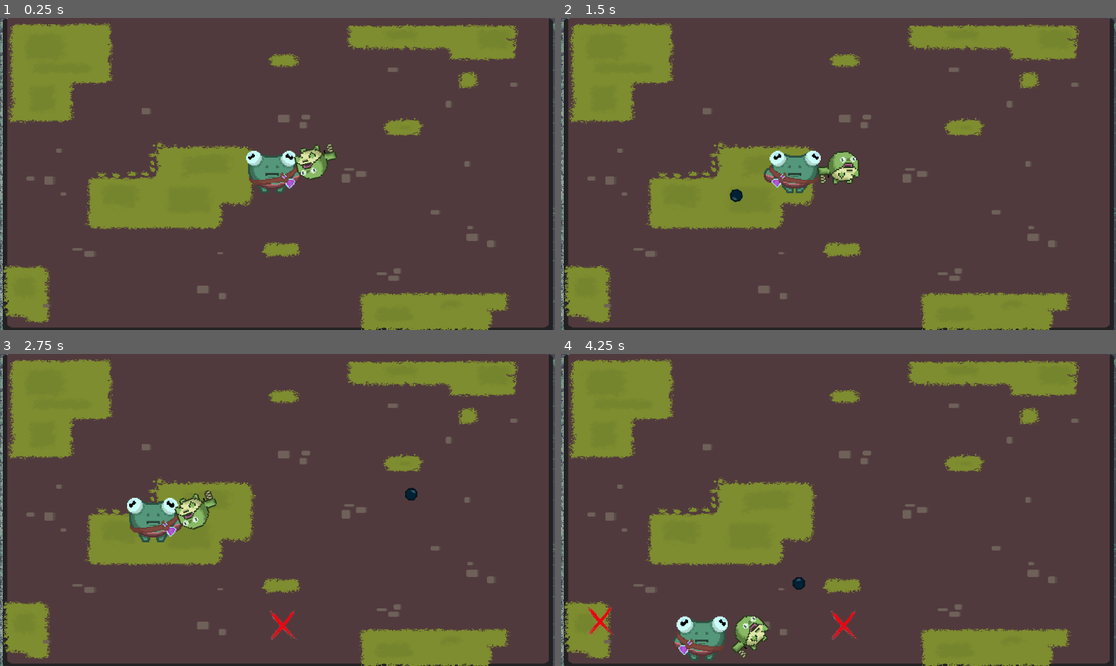
Above: before the commit, frames 1-4 (two rows, left to right).
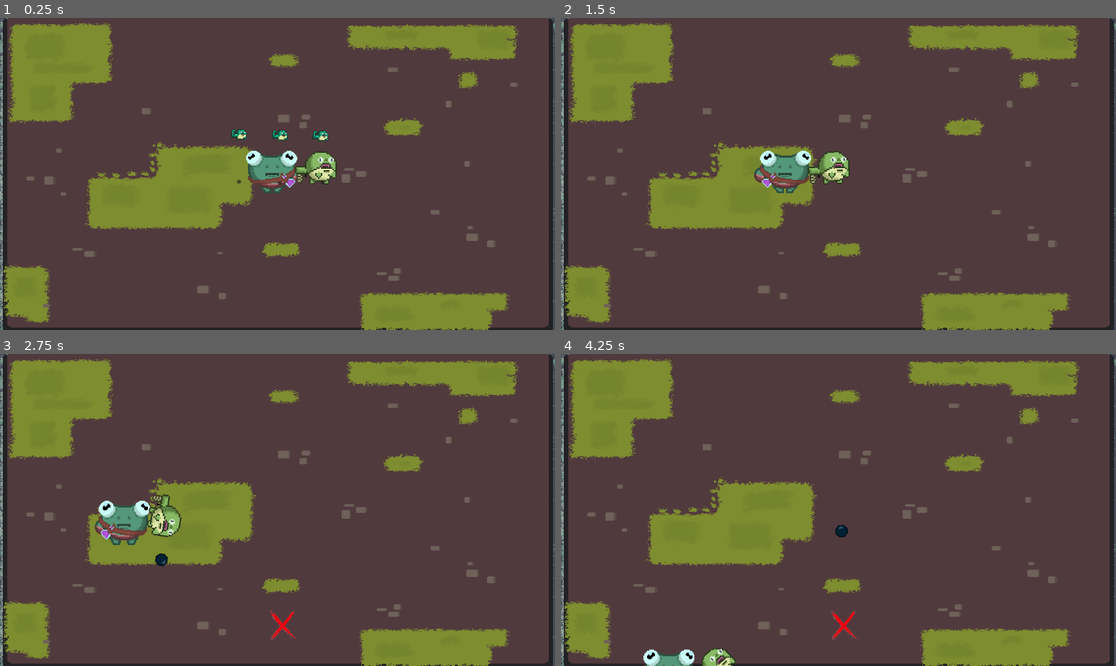
Above: after the commit, the same moments.

Repository: AdriR1ze/Frogtato
Game: Godot game, scene res://main_scene.tscn
The game is run twice, just before and just after one commit, with the same random seed, the same clock (stepped at 60 frames per second) and the same inputs. The project has no main scene, so this scene is started directly.
Inputs (mouse positions are in pixels of both pictures, inside the frame that each line leads up to):
- Up to frame 1 (0.25 s): no input
- Up to frame 2 (1.5 s): click (799, 180) at 0.52 s; tap Enter at 1.25 s; move the mouse to (960, 158) at 1.27 s; hold A (a) from 1.28 s (still down)
- Up to frame 3 (2.75 s): tap D (d) at 1.55, 2.1 s; move the mouse to (166, 525) at 2.02 s; release A (a) at 2.03 s; tap S (s) at 2.3 s
- Up to frame 4 (4.25 s): move the mouse to (894, 441) at 2.77 s; hold S (s) 2.78-3.53 s; tap W (w) at 3.05, 3.6 s; move the mouse to (810, 572) at 3.52 s; tap A (a) at 3.8 s

The runs differ from the first frame. In frame 1, 1.0% of the frame differs, in the area x 41-61%, y 35-57%; in frame 2, 1.7%; in frame 3, 2.5%, in the area x 17-76%, y 42-69%; in frame 4, 2.4%.

Commit message:
fg

Diff:
--- /dev/null
+++ b/frogtato/Escenas/item.gd
@@ -0,0 +1,2 @@
+extends Node2D
+class_name Item
--- a/frogtato/Escenas/item.tscn
+++ b/frogtato/Escenas/item.tscn
@@ -1,5 +1,8 @@
-[gd_scene format=3 uid="uid://ffgtqsg3b3su"]
+[gd_scene load_steps=2 format=3 uid="uid://ffgtqsg3b3su"]
+
+[ext_resource type="Script" uid="uid://dbmu01bj7cx67" path="res://Escenas/item.gd" id="1_q4iia"]
 
 [node name="Item" type="Node2D"]
+script = ExtResource("1_q4iia")
 
 [node name="Sprite2D" type="Sprite2D" parent="."]
--- a/frogtato/Escenas/item_tienda.tscn
+++ b/frogtato/Escenas/item_tienda.tscn
@@ -1,8 +1,5 @@
-[gd_scene load_steps=2 format=3 uid="uid://e6dya0gd18e"]
-
-[ext_resource type="Script" uid="uid://cgkolnjvtbte8" path="res://Scripts/tienda.gd" id="1_ikhc3"]
+[gd_scene format=3 uid="uid://e6dya0gd18e"]
 
 [node name="ItemTienda" type="Node2D"]
-script = ExtResource("1_ikhc3")
 
 [node name="Sprite2D" type="Sprite2D" parent="."]
--- a/frogtato/Escenas/jugador.gd
+++ /dev/null
@@ -1 +0,0 @@
-extends CharacterBody2D
--- a/frogtato/Escenas/tienda.tscn
+++ b/frogtato/Escenas/tienda.tscn
@@ -1,23 +1,38 @@
-[gd_scene load_steps=2 format=3 uid="uid://diqwlcqv3wgcc"]
+[gd_scene load_steps=3 format=3 uid="uid://diqwlcqv3wgcc"]
 
 [ext_resource type="PackedScene" uid="uid://e6dya0gd18e" path="res://Escenas/item_tienda.tscn" id="1_lmasu"]
+[ext_resource type="Script" uid="uid://cgkolnjvtbte8" path="res://Scripts/tienda.gd" id="1_prqf6"]
 
 [node name="Tienda" type="Node2D"]
+script = ExtResource("1_prqf6")
+
+[node name="ItemTienda1" parent="." instance=ExtResource("1_lmasu")]
+position = Vector2(-84, -100)
+
+[node name="ItemTienda2" parent="." instance=ExtResource("1_lmasu")]
+position = Vector2(1, -98)
+
+[node name="ItemTienda3" parent="." instance=ExtResource("1_lmasu")]
+position = Vector2(85, -97)
 
 [node name="Button" type="Button" parent="."]
-offset_right = 8.0
-offset_bottom = 8.0
+offset_left = -88.0
+offset_top = -5.0
+offset_right = -80.0
+offset_bottom = 3.0
 
 [node name="Button2" type="Button" parent="."]
-offset_right = 8.0
-offset_bottom = 8.0
+offset_left = -3.0
+offset_top = -2.0
+offset_right = 5.0
+offset_bottom = 6.0
 
 [node name="Button3" type="Button" parent="."]
-offset_right = 8.0
-offset_bottom = 8.0
+offset_left = 86.0
+offset_top = -4.0
+offset_right = 94.0
+offset_bottom = 4.0
 
-[node name="ItemTienda1" parent="." instance=ExtResource("1_lmasu")]
-
-[node name="ItemTienda2" parent="." instance=ExtResource("1_lmasu")]
-
-[node name="ItemTienda3" parent="." instance=ExtResource("1_lmasu")]
+[connection signal="pressed" from="Button" to="." method="_on_button_pressed"]
+[connection signal="pressed" from="Button2" to="." method="_on_button_2_pressed"]
+[connection signal="pressed" from="Button3" to="." method="_on_button_3_pressed"]
--- a/frogtato/Scripts/arma_res.gd
+++ b/frogtato/Scripts/arma_res.gd
@@ -1,13 +1,19 @@
 extends Resource
-class_name Arma
+class_name ArmaRes
+
 @export var nombre : String
-@export var vida : float
-@export var dano : float
-@export var mov_speed : float
+@export var daño : int
+@export var cooldown : float
+@export var rango : int
 @export var sprite : CompressedTexture2D
 
-func _init(nombre,dano,cooldown,sprite):
+
+func _init(nombre,daño,cooldown,rango,sprite) -> void:
 	self.nombre = nombre
-	self.dano = dano
+	self.daño = daño
 	self.cooldown = cooldown
+	self.rango = rango
 	self.sprite = sprite
+
+func _to_string() -> String:
+	return self.nombre
--- a/frogtato/Scripts/item_res.gd
+++ b/frogtato/Scripts/item_res.gd
@@ -1,19 +1,30 @@
 extends Resource
-class_name Item
+class_name ItemEstadistica_Res
+
+enum TipoEstadistica {
+	DANO,
+	ATKSPEED
+}
 enum TipoRareza {
 	COMUN,
 	RARO,
 	EPICO,
+
 	LEGENDARIO
 }
-
 @export var nombre : String
-@export var modificador : float
+@export var modificador : int
+@export var tipo_estadistica : TipoEstadistica
+@export var descripcion : String
 @export var rareza : TipoRareza
 @export var sprite : CompressedTexture2D
-
-func _init(nombre,modificador,rareza,sprite):
+func _init(nombre,modificador,tipo_estadistica,descripcion, rareza, sprite) -> void:
 	self.nombre = nombre
 	self.modificador = modificador
+	self.tipo_estadistica = tipo_estadistica
+	self.descripcion = descripcion
 	self.rareza = rareza
 	self.sprite = sprite
+
+func _to_string() -> String:
+	return self.nombre
--- /dev/null
+++ b/frogtato/Scripts/jugador.gd
@@ -0,0 +1,59 @@
+extends CharacterBody2D
+class_name Player
+@export var speed = 500
+@export var attack_speed = 1.0
+@export var items_comprados : Array
+@export var lista_armas : Array
+var armass = preload("res://arma.tscn")
+@export var runtime = preload("res://Scripts/resources/runtime.tres")
+@onready var animated_sprite = $Sprite2D
+
+func _ready() -> void:
+	pass
+
+
+func AgregarItem(item: ItemEstadistica_Res ) -> void:
+	items_comprados.append(item)
+func AgregarArma(arma: Arma) -> void:
+	lista_armas.append(arma)
+	var armasss = armass.instantiate()
+	get_tree().current_scene.add_child(armasss)
+	armasss.position = Vector2(20,90)
+	armasss.get_node("ani").play(arma.nombre)
+
+
+func dano():
+	var dano = 100
+	for a in items_comprados:
+		if a.tipo_estadistica == ItemEstadistica_Res.TipoEstadistica.DANO:
+			dano += a.modificador
+	return(dano)
+func _physics_process(delta: float) -> void:
+	var direction = Vector2.ZERO
+	if Input.is_anything_pressed():
+		if Input.is_action_pressed("w"):
+			direction.y -= 1
+
+			animated_sprite.play("camina")
+		if Input.is_action_pressed("s"):
+			direction.y += 1
+			animated_sprite.play("camina")
+		if Input.is_action_pressed("d"):
+			direction.x += 1
+			animated_sprite.flip_h = true
+			animated_sprite.play("camina")
+		if Input.is_action_pressed("a"):
+			direction.x -= 1
+			animated_sprite.flip_h = true
+			animated_sprite.play("camina")
+	else:
+		animated_sprite.play("quieto")
+	if direction != Vector2.ZERO:
+		direction = direction.normalized()
+
+	velocity = direction * speed
+	move_and_slide()
+
+
+func suerte():
+	return 1
--- a/frogtato/Scripts/runtime.gd
+++ b/frogtato/Scripts/runtime.gd
@@ -1,38 +1,63 @@
 extends Resource
 class_name Runtime_res
+var item_dano_sprite = preload("res://Imagenes/sprites_ONIET/sprites_ONIET/imagenes/objeto_fuerza.png")
+@export var Item_dano : ItemEstadistica_Res = ItemEstadistica_Res.new("DANO",100,ItemEstadistica_Res.TipoEstadistica.DANO,"Te duplica el daño", ItemEstadistica_Res.TipoRareza.LEGENDARIO,item_dano_sprite)
+var item_simple_sprite = preload("res://Imagenes/sprites_ONIET/sprites_ONIET/imagenes/objeto_fuerza.png")
+@export var Item_simple : ItemEstadistica_Res = ItemEstadistica_Res.new("DANO2",10,ItemEstadistica_Res.TipoEstadistica.DANO,"Te duplica el daño", ItemEstadistica_Res.TipoRareza.COMUN, item_simple_sprite)
+var item_atk_sprite = preload("res://Imagenes/sprites_ONIET/sprites_ONIET/imagenes/objeto_fuerza.png")
+@export var Item_Atk : ItemEstadistica_Res = ItemEstadistica_Res.new("AtkSpeed",50,ItemEstadistica_Res.TipoEstadistica.ATKSPEED,"Te da atk speed", ItemEstadistica_Res.TipoRareza.EPICO, item_atk_sprite)
 @export var Items : Array
+@export var Itemscomunes : Array
+@export var Itemsraros : Array
+@export var Itemsepicos : Array
+
+@export var Itemslegendarios : Array
+
+var sapo_mediano_sprite = preload("res://Imagenes/sprites_ONIET/sprites_ONIET/spritesheets/arma_sapo32x32.png")
+@export var SapoMediano : ArmaRes = ArmaRes.new("SapoMediano",10,0.5,200, sapo_mediano_sprite)
+
+var sapo_chico_sprite = preload("res://Imagenes/sprites_ONIET/sprites_ONIET/spritesheets/pistola_renacuajos_32x32t.png")
+@export var SapoChico : ArmaRes = ArmaRes.new("SapoChico",5,0.1,300, sapo_chico_sprite)
+
+var sapo_grande_sprite = preload("res://Imagenes/sprites_ONIET/sprites_ONIET/spritesheets/sapo_diablo32x32t.png")
+@export var SapoGrande : ArmaRes = ArmaRes.new("SapoGrande",30,2,300, sapo_grande_sprite)
+
 @export var Armas : Array
-@export var Enemigos : Array
-#@export var enemigo1 : Enemigo
-@export var item_dano : Item
-@export var item_movspeed : Item
-@export var item_atkspeed : Item
-@export var item_suerte : Item
 
-@export var ItemComunes : Array
-@export var ItemRaros : Array
-@export var ItemEpicos : Array
-@export var ItemLegendarios : Array
 
-var sprite_enemigo_1 = preload("res://Imagenes/sprites_ONIET/sprites_ONIET/imagenes/monstruo_babosa.png")
-var enemigo_1 := Enemigo.new("Babosa", 100.0, 20.0, 200.0, sprite_enemigo_1, load("res://enemy.tscn"))
+
+@export var sprite_enemy_1 = preload("res://Imagenes/sprites_ONIET/sprites_ONIET/imagenes/monstruo_babosa.png")
+@export var sprite_enemy_2 = preload("res://Imagenes/sprites_ONIET/sprites_ONIET/imagenes/monstruo_babosa.png")
+@export var enemy_1 : Enemigo = Enemigo.new("Juan", 400, 10, 200, sprite_enemy_1, load("res://enemy.tscn"))
+@export var enemy_2 : Enemigo = Enemigo.new("Pedro", 400, 10, 200, sprite_enemy_2,load("res://enemy.tscn"))
+@export var Enemies : Array
+
 
 
 func _init() -> void:
-	Enemigos.append(enemigo_1)
-	Items.append(item_movspeed)
-	Items.append(item_suerte)
-	Items.append(item_atkspeed)
-	Items.append(item_dano)
-	"""for a in Items:
-		if a.rareza == Item.TipoRareza.COMUN:
-			ItemComunes.append(a)
-	for a in Items:
-		if a.rareza == Item.TipoRareza.RARO:
-			ItemRaros.append(a)
-	for a in Items:
-		if a.rareza == Item.TipoRareza.EPICO:
-			ItemEpicos.append(a)
-	for a in Items:
-		if a.rareza == Item.TipoRareza.LEGENDARIO:
-			ItemLegendarios.append(a)"""
+
+	Items.append(Item_dano)
+	Items.append(Item_simple)
+	Items.append(Item_Atk)
+	Armas.append(SapoMediano)
+	Armas.append(SapoChico)
+	Armas.append(SapoGrande)
+
+	Enemies.append(enemy_1)
+	Enemies.append(enemy_2)
+
+
+	#Asignacion de Items segun rareza
+	for item_comun in Items:
+		if item_comun.rareza == ItemEstadistica_Res.TipoRareza.COMUN:
+			Itemscomunes.append(item_comun)
+	for item_raro in Items:
+		if item_raro.rareza == ItemEstadistica_Res.TipoRareza.RARO:
+			Itemsraros.append(item_raro)
+	for item_epico in Items:
+		if item_epico.rareza == ItemEstadistica_Res.TipoRareza.EPICO:
+			Itemsepicos.append(item_epico)
+
+	for item_legendario in Items:
+		if item_legendario.rareza == ItemEstadistica_Res.TipoRareza.LEGENDARIO:
+			Itemslegendarios.append(item_legendario)
--- a/frogtato/Scripts/tienda.gd
+++ b/frogtato/Scripts/tienda.gd
@@ -1,41 +1,130 @@
-extends Node
-
+extends Node2D
+@onready var main_scene = get_node("/root/MainScene")
+@onready var player = get_node("/root/MainScene/sapo_prota")
+@onready var enemigo = get_node("/root/MainScene/enemigo")
+# Variables normales
+var random_objeto1: int
+var random_objeto2: int
+var random_objeto3: int
 var objeto1
 var objeto2
 var objeto3
-@onready var runtime = preload("res://Scripts/runtime.gd")
-@onready var Objeto_Tienda1 = $ItemTienda1
-@onready var Objeto_Tienda2 = $ItemTienda2
-@onready var Objeto_Tienda3 = $ItemTienda3
-func _ready():
+var contador_tienda = 15
+
+@export var runtime = preload("res://Scripts/resources/runtime.tres")
+
+
+var Objeto_tienda1
+var Objeto_tienda2
+var Objeto_tienda3
+var contador = 0
+
+
+func _ready() -> void:
+	contador +=1
+	print(contador)
+	process_mode = Node.PROCESS_MODE_ALWAYS
+
+	tienda_llamada()
+
+func _process(delta: float) -> void:
 	pass
+#	if main_scene.contador_kills > contador_tienda - 1:
+		#contador_tienda += 15
+		#tienda_llamada()
+
 func tienda_llamada():
-	objeto1 = item_random()
-	Objeto_Tienda1.get_node("ItemTienda1/Sprite2D").texture = objeto1.sprite
-	objeto2 = item_random()
-	Objeto_Tienda2 .get_node("ItemTienda2/Sprite2D").texture = objeto2.sprite
-	objeto3 = item_random()
-	Objeto_Tienda3.get_node("ItemTienda3/Sprite2D").texture = objeto3.sprite
+	Objeto_tienda1 = $ItemTienda1
+	Objeto_tienda2 = $ItemTienda2
+	Objeto_tienda3 = $ItemTienda3
 
-func item_random():
-	var rareza = random_rareza()
-	if rareza == Item.TipoRareza.COMUN:
-		var num_item =randi_range(1,len(runtime.ItemComunes))
-		var item = runtime.ItemComunes[num_item]
-		return item
-	if rareza == Item.TipoRareza.RARO:
-		var num_item =randi_range(1,len(runtime.ItemRaros))
-		var item = runtime.ItemComunes[num_item]
-		return item
+	print(Objeto_tienda1.get_node("Sprite2D"),"ada")
+	print(Objeto_tienda2,"afjoa")
+	print(Objeto_tienda3)
+	get_tree().paused = true
+	visible = true
+	objeto1 = ItemEstadistica_Res_random()
+	print(objeto1)
+	Objeto_tienda1.get_node("Sprite2D").texture = objeto1.sprite
+	objeto2 = ItemEstadistica_Res_random()
+	Objeto_tienda2.get_node("Sprite2D").texture = objeto2.sprite
+	objeto3 = ItemEstadistica_Res_random()
+	Objeto_tienda3.get_node("Sprite2D").texture = objeto3.sprite
 
-	if rareza == Item.TipoRareza.EPICO:
-		var num_item =randi_range(1,len(runtime.ItemEpicos))
-		var item = runtime.ItemComunes[num_item]
-		return item
-	if rareza == Item.TipoRareza.LEGENDARIO:
-		var num_item =randi_range(1,len(runtime.ItemLegendarios))
-		var item = runtime.ItemComunes[num_item]
-		return item
-func random_rareza():
-	#Suerte de Jugador
-	pass
+
+
+func _on_button_pressed() -> void:
+	if random_objeto1 == 1:
+		player.AgregarItem(objeto1)
+
+	tienda_cerrar()
+
+func _on_button_2_pressed() -> void:
+	if random_objeto2 == 1:
+		player.AgregarItem(objeto2)
+
+	tienda_cerrar()
+
+func _on_button_3_pressed() -> void:
+	if random_objeto3 == 1:
+		player.AgregarItem(objeto3)
+
+	tienda_cerrar()
+
+
+func tienda_cerrar():
+	get_tree().paused = false
+	visible = false
+
+
+func arma_random():
+	var random_number = randi_range(0, len(runtime.Armas) - 1)
+	return runtime.Armas[random_number]
+
+func ItemEstadistica_Res_random():
+	var rareza = get_random_rareza(player.suerte())
+	var lista = []
+
+	match rareza:
+		ItemEstadistica_Res.TipoRareza.COMUN: lista = runtime.Itemscomunes
+		ItemEstadistica_Res.TipoRareza.RARO: lista = runtime.Itemsraros
+		ItemEstadistica_Res.TipoRareza.EPICO: lista = runtime.Itemsepicos
+		ItemEstadistica_Res.TipoRareza.LEGENDARIO: lista = runtime.Itemslegendarios
+
+	if lista.is_empty():
+		lista = runtime.Items
+
+	var random_number = randi_range(0, lista.size() - 1)
+	return lista[random_number]
+
+func get_random_rareza(luck_value: float) -> ItemEstadistica_Res.TipoRareza:
+	print("agorsglrsninai")
+	var suerte_normalizada = luck_value / (luck_value + 100.0)
+	var base = {
+		ItemEstadistica_Res.TipoRareza.COMUN: 60.0,
+		ItemEstadistica_Res.TipoRareza.RARO: 25.0,
+		ItemEstadistica_Res.TipoRareza.EPICO: 10.0,
+
+		ItemEstadistica_Res.TipoRareza.LEGENDARIO: 5.0
+	}
+	var mult = {
+		ItemEstadistica_Res.TipoRareza.COMUN: lerp(1.0, 0.3, suerte_normalizada),
+		ItemEstadistica_Res.TipoRareza.RARO: lerp(1.0, 1.3, suerte_normalizada),
+		ItemEstadistica_Res.TipoRareza.EPICO: lerp(1.0, 1.7, suerte_normalizada),
+
+		ItemEstadistica_Res.TipoRareza.LEGENDARIO: lerp(1.0, 3.0, suerte_normalizada)
+	}
+	var total = 0.0
+	var pesos = {}
+	for r in base.keys():
+		pesos[r] = base[r] * mult[r]
+		total += pesos[r]
+
+	var num = randf() * total
+	var acum = 0.0
+	for r in pesos.keys():
+		acum += pesos[r]
+		if num <= acum:
+			return r
+
+	return ItemEstadistica_Res.TipoRareza.COMUN
--- a/frogtato/arma.gd
+++ b/frogtato/arma.gd
@@ -1,4 +1,5 @@
 extends Node2D
+class_name Arma
 @onready var spawnpoint_nodo = $spawnpoint
 @onready var bala_escena = preload("res://bala.tscn")
 @export var runtime := preload("res://Scripts/resources/runtime.tres")
--- a/frogtato/main_scene.tscn
+++ b/frogtato/main_scene.tscn
@@ -1,9 +1,10 @@
-[gd_scene load_steps=5 format=3 uid="uid://cp217jeffdsud"]
+[gd_scene load_steps=6 format=3 uid="uid://cp217jeffdsud"]
 
 [ext_resource type="Texture2D" uid="uid://cmqkqr88w37d6" path="res://Imagenes/sprites_ONIET/sprites_ONIET/imagenes/mapa.png" id="1_0f027"]
-[ext_resource type="Script" uid="uid://b3ihmgxsogn38" path="res://main_scene.gd" id="1_2c62f"]
-[ext_resource type="PackedScene" uid="uid://c1fmhryqdafpb" path="res://arma.tscn" id="3_gyfs4"]
+[ext_resource type="Script" path="res://main_scene.gd" id="1_2c62f"]
+[ext_resource type="PackedScene" path="res://arma.tscn" id="3_gyfs4"]
 [ext_resource type="PackedScene" uid="uid://btc057eu6tgft" path="res://sapo_prota.tscn" id="4_d5x1h"]
+[ext_resource type="PackedScene" uid="uid://diqwlcqv3wgcc" path="res://Escenas/tienda.tscn" id="5_8mm7a"]
 
 [node name="MainScene" type="Node2D"]
 script = ExtResource("1_2c62f")
@@ -20,3 +21,6 @@
 
 [node name="Node2D" parent="sapo_prota" instance=ExtResource("3_gyfs4")]
 position = Vector2(92, -1)
+
+[node name="Tienda" parent="." instance=ExtResource("5_8mm7a")]
+position = Vector2(580, 341)
--- a/frogtato/sapo_prota.tscn
+++ b/frogtato/sapo_prota.tscn
@@ -1,6 +1,6 @@
 [gd_scene load_steps=14 format=3 uid="uid://btc057eu6tgft"]
 
-[ext_resource type="Script" uid="uid://bab6mslp1k3hj" path="res://sapo_prota.gd" id="1_nqhyu"]
+[ext_resource type="Script" uid="uid://bsoc6yk01d7us" path="res://Scripts/jugador.gd" id="1_nqhyu"]
 [ext_resource type="Texture2D" uid="uid://dxhqncye110cu" path="res://Imagenes/sprites_ONIET/sprites_ONIET/spritesheets/personaje_camina64x64.png" id="2_125ds"]
 [ext_resource type="Texture2D" uid="uid://bcbllj5qenpfc" path="res://Imagenes/sprites_ONIET/sprites_ONIET/spritesheets/personaje_quieto64x64.png" id="3_44k56"]
 
@@ -84,7 +84,7 @@
 scale = Vector2(2, 2)
 sprite_frames = SubResource("SpriteFrames_nf0pk")
 animation = &"camina"
-frame_progress = 0.28913447
+frame = 1
 
 [node name="CollisionShape2D" type="CollisionShape2D" parent="."]
 shape = SubResource("CircleShape2D_lgckh")
Not shown, added: frogtato/Escenas/item.gd.uid
Renamed: frogtato/Escenas/jugador.gd.uid -> frogtato/Scripts/jugador.gd.uid
Not shown: 1 places in frogtato/arma.tscn that only renumber resources
